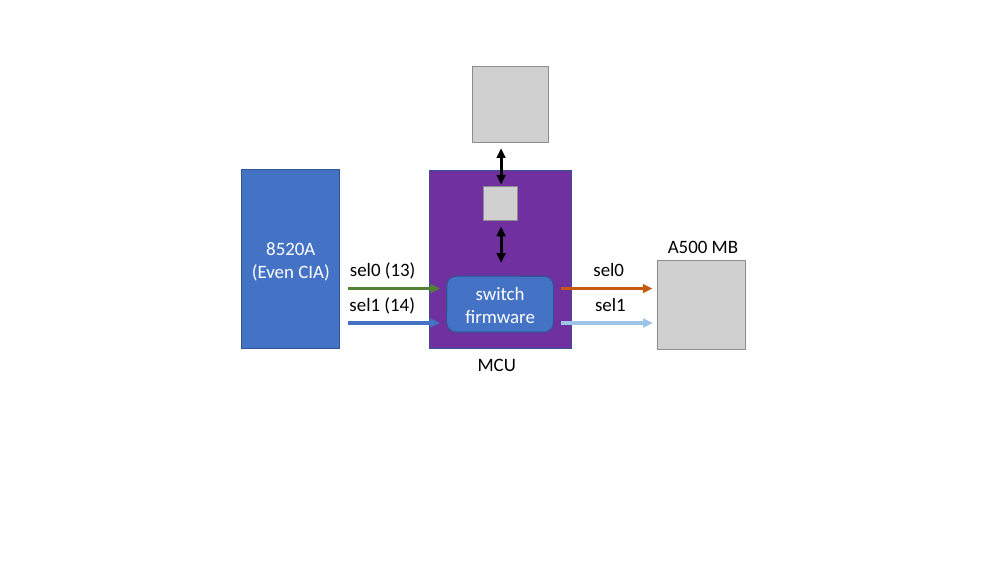
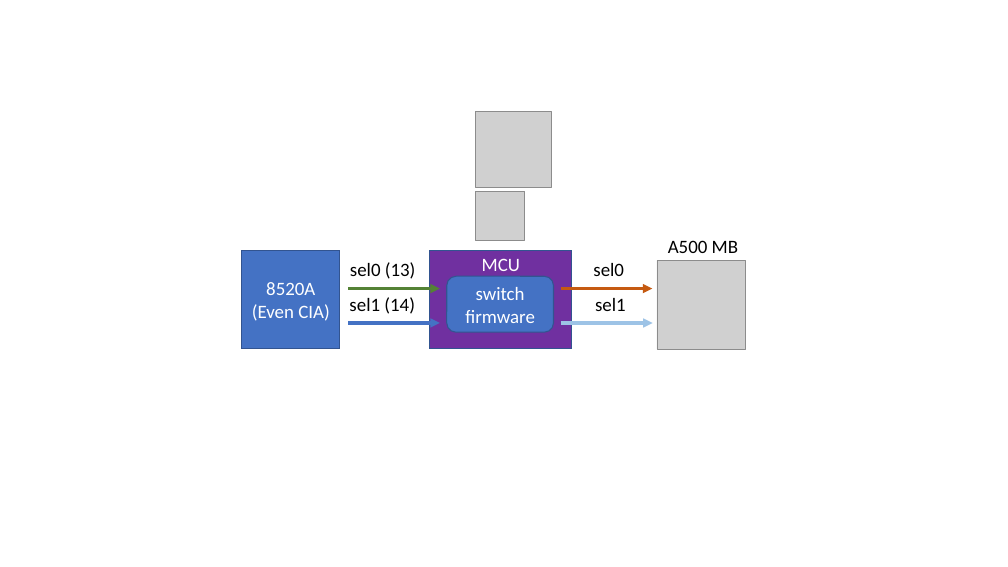
Before and after one commit to dtheodor79/dfSelector, a slide deck: slide 1 of images/concept.pptx. Drawn at 1008x567 pixels with LibreOffice and Linux fonts; fonts in the diff are those of the drawing; grey boxes stand for pictures. Boxes give left, top, right and bottom in pixels: in the first picture for what was removed or moved away, otherwise in the second. Text is boxed around its words. In the diff, an @@ line names an element or a change of style, - is before the commit and + after.

```diff
--- a/images/concept.pptx
+++ b/images/concept.pptx
@@ picture: place and size @@
-picture at [473, 67, 548, 142]
+picture at [476, 111, 551, 187]
@@ double arrow removed from (501, 148) to (501, 185) @@
@@ picture added at [476, 191, 525, 240] @@
@@ picture removed at [483, 186, 517, 220] @@
@@ double arrow removed from (501, 227) to (501, 262) @@
@@ rectangle "8520A": place and size @@
-rectangle "8520A" at [242, 169, 340, 349]
+rectangle "8520A" at [242, 250, 340, 349]
@@ rectangle: place and size @@
-rectangle at [430, 171, 572, 349]
+rectangle at [430, 250, 572, 349]
@@ text "MCU": place and size @@
-text "MCU" at [478, 358, 516, 371]
+text "MCU" at [482, 258, 520, 271]
@@ text "MCU" at [482, 258, 520, 271]: text colour #000000 to #FFFFFF @@
```
Also in this commit, not shown: 2 other files.
